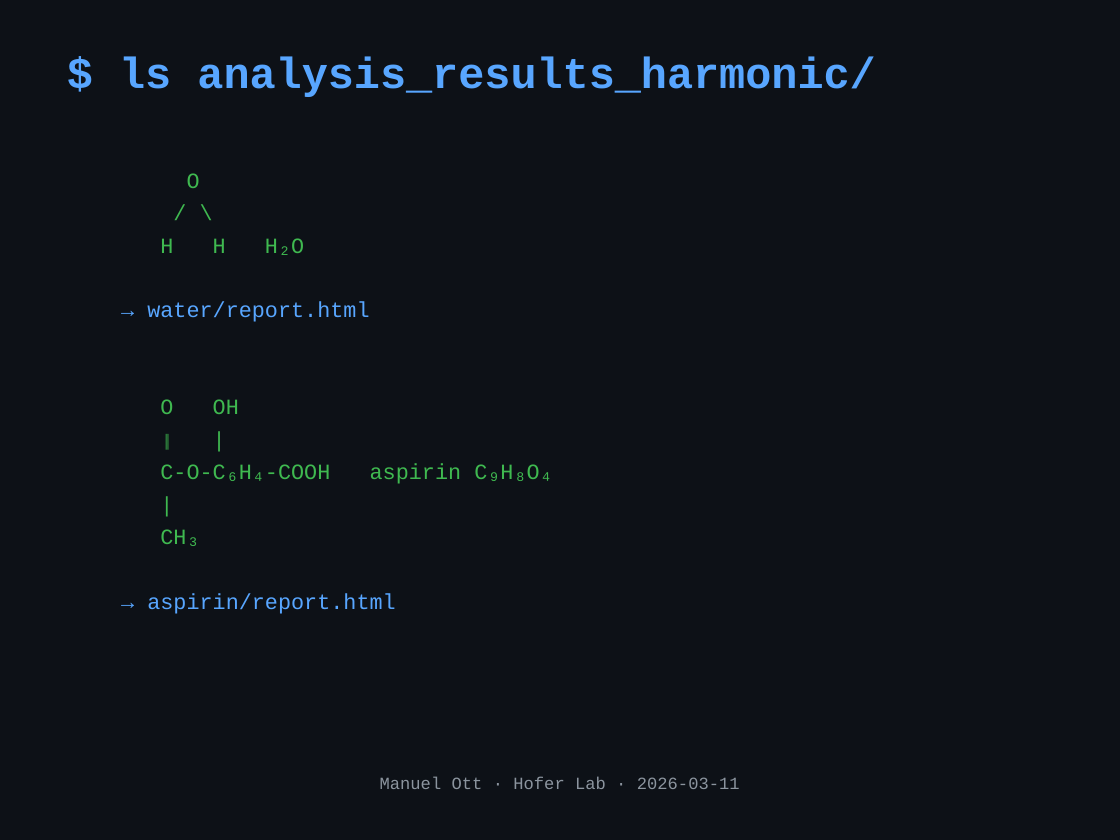
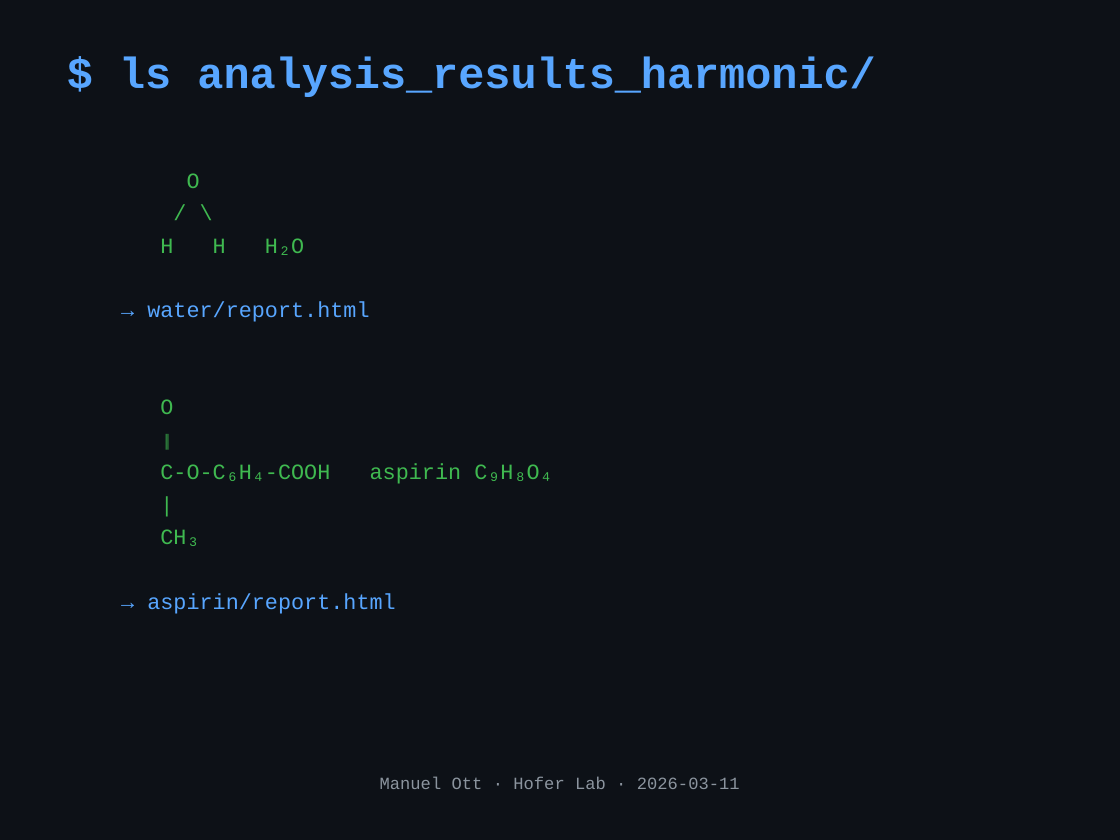
Before and after one commit to mott91/mace_gaussian_interface, a slide deck: slide 8 of presentation/presentation_v2.pptx. Drawn at 1120x840 pixels with LibreOffice and Linux fonts; fonts in the diff are those of the drawing. Boxes give left, top, right and bottom in pixels: in the first picture for what was removed or moved away, otherwise in the second. Text is boxed around its words. In the diff, an @@ line names an element or a change of style, - is before the commit and + after.

```diff
--- a/presentation/presentation_v2.pptx
+++ b/presentation/presentation_v2.pptx
@@ text at (160, 399, 173, 414): text changed @@
-O OH
-‖ |
+O
+‖
```
Also in this commit, not shown: 1 other file.
